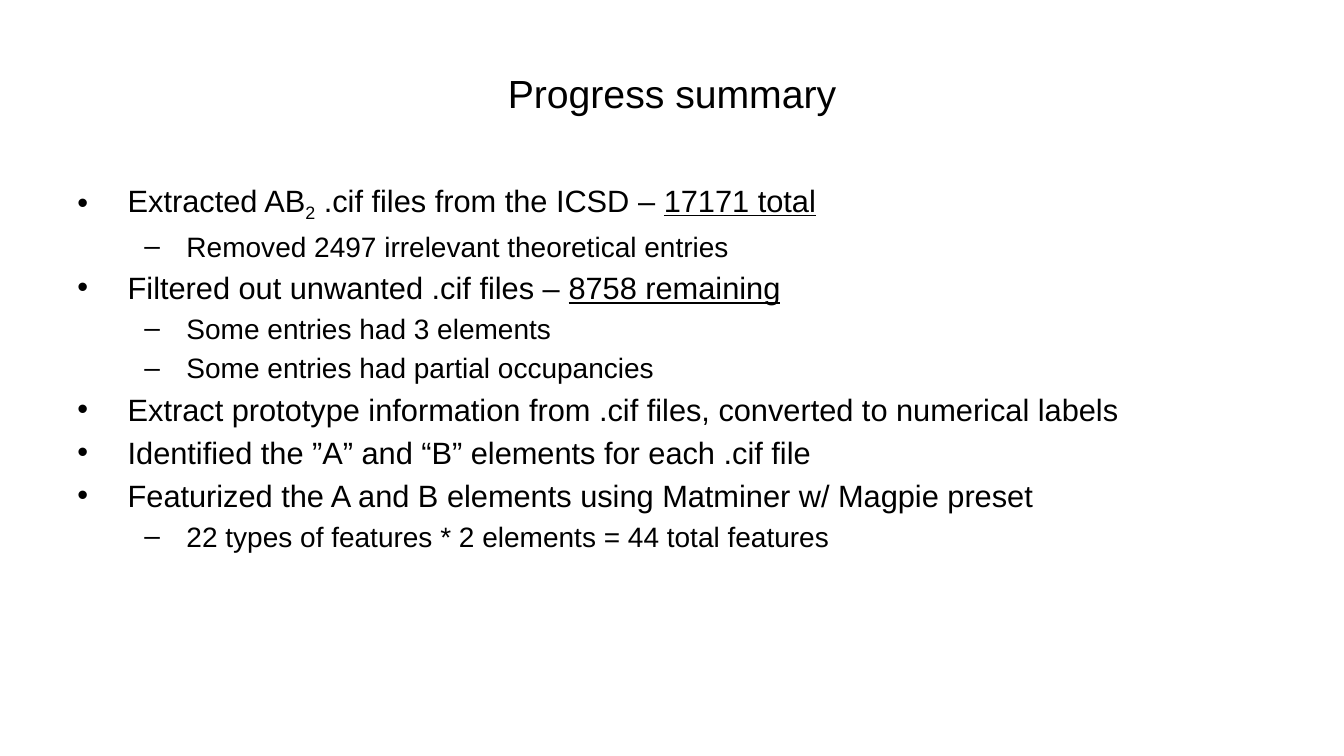
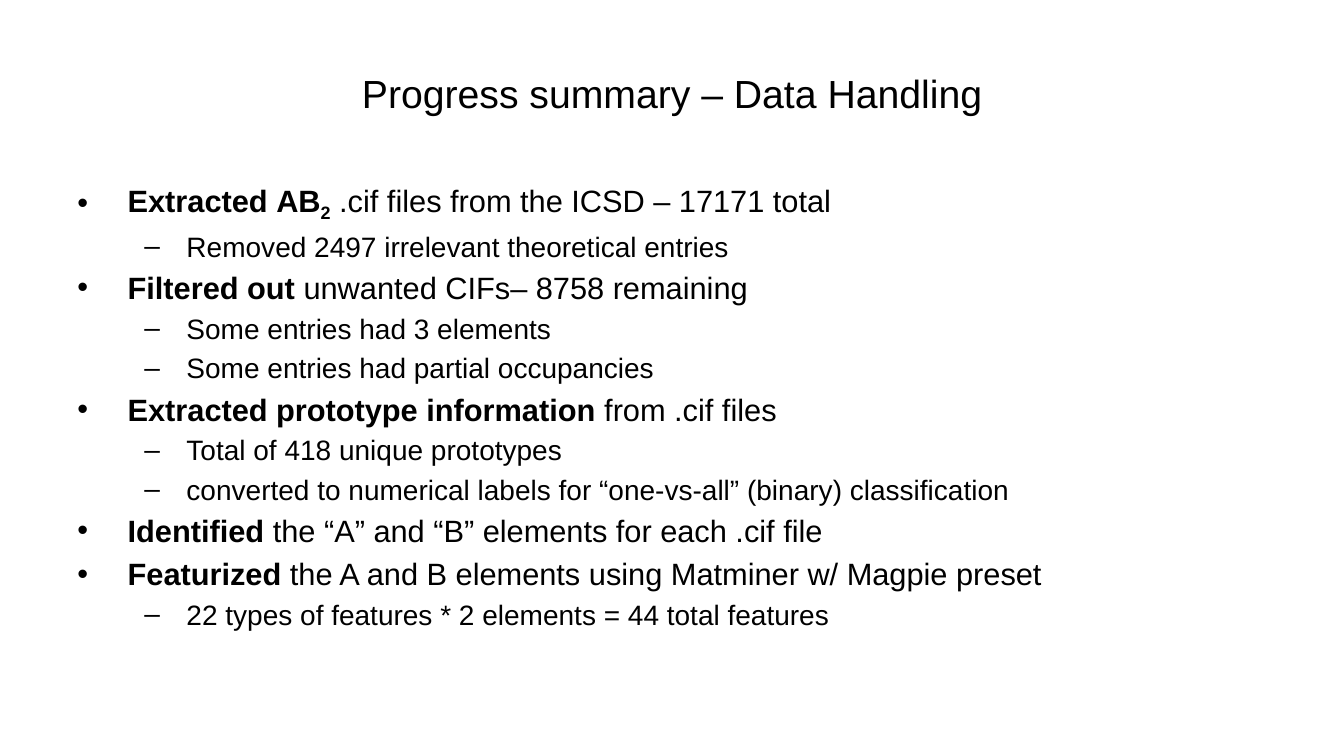
Before and after one commit to AlbertVong/Mat-Hack-2023, a slide deck: slide 2 of powerpoint_slides/group_6_hackathon_update_1.pptx. Drawn at 1344x756 pixels with LibreOffice and Linux fonts; fonts in the diff are those of the drawing; background and template pictures are left out. Boxes give left, top, right and bottom in pixels: in the first picture for what was removed or moved away, otherwise in the second. Text is boxed around its words. In the diff, an @@ line names an element or a change of style, - is before the commit and + after.

```diff
--- a/powerpoint_slides/group_6_hackathon_update_1.pptx
+++ b/powerpoint_slides/group_6_hackathon_update_1.pptx
@@ title at (362, 79, 983, 116): text changed @@
-Progress summary
+Progress summary – Data Handling
@@ text at (128, 189, 1041, 591): bold on in "Extracted AB2", "Featurized"; underline off in "17171 total" @@
@@ text at (128, 276, 748, 305): text changed @@
-• Filtered out unwanted .cif files – 8758 remaining
+• Filtered out unwanted CIFs– 8758 remaining
@@ text at (128, 398, 1009, 543): text changed; size 22 to 20 pt @@
-• Extract prototype information from .cif files, converted to numerical labels
-• Identified the ”A” and “B” elements for each .cif file
+• Extracted prototype information from .cif files
+  – Total of 418 unique prototypes
+  – converted to numerical labels for “one-vs-all” (binary) classification
+• Identified the “A” and “B” elements for each .cif file
```
Also in this commit, not shown: 2 other slides changed, 2 slides added, 3 other files.
